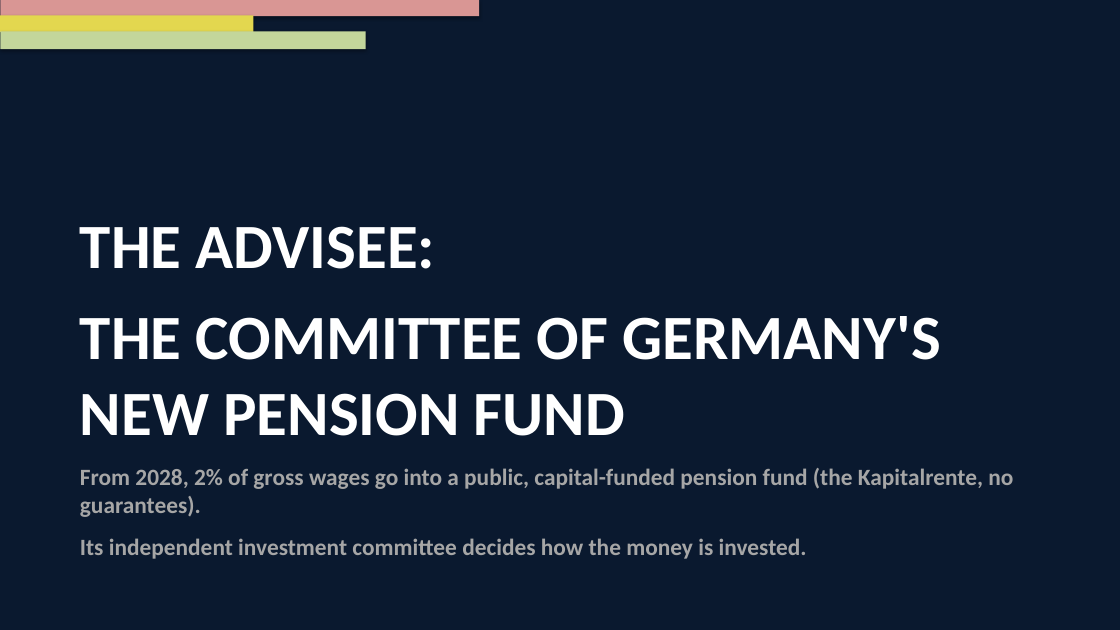
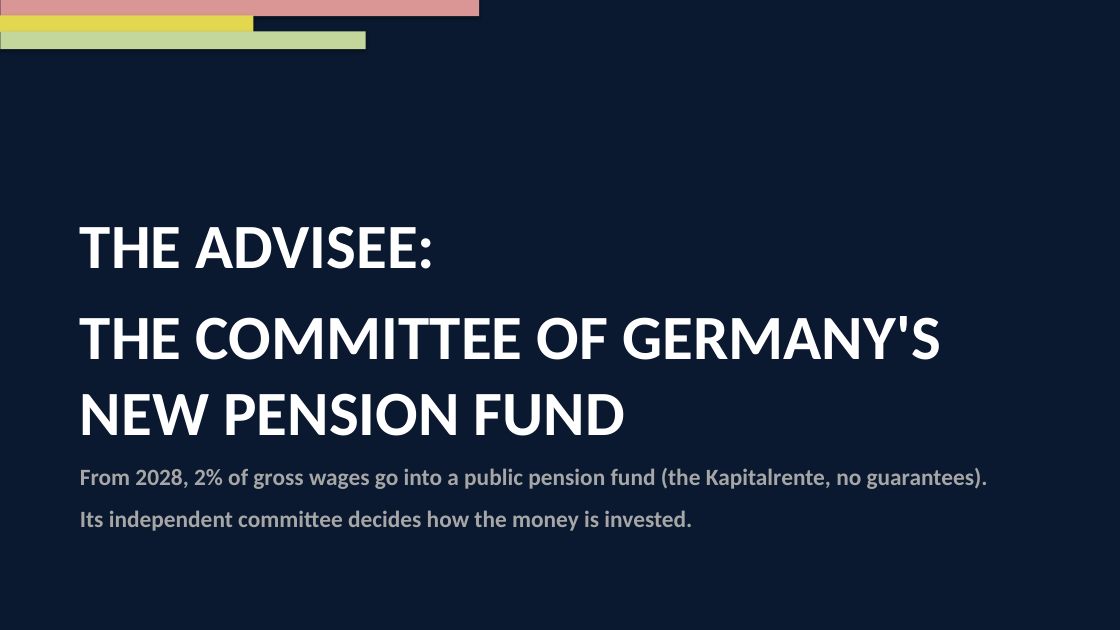
Before and after one commit to jonas221101/quantum-hackathon-finance, a slide deck: slide 9 of docs/deck/MBB_Pitch_Presentation_reviewed.pptx. Drawn at 1120x630 pixels with LibreOffice and Linux fonts; fonts in the diff are those of the drawing. Boxes give left, top, right and bottom in pixels: in the first picture for what was removed or moved away, otherwise in the second. Text is boxed around its words. In the diff, an @@ line names an element or a change of style, - is before the commit and + after.

```diff
--- a/docs/deck/MBB_Pitch_Presentation_reviewed.pptx
+++ b/docs/deck/MBB_Pitch_Presentation_reviewed.pptx
@@ text at [80,468,988,531]: text changed @@
-From 2028, 2% of gross wages go into a public, capital-funded pension fund (the Kapitalrente, no guarantees).
-Its independent investment committee decides how the money is invested.
+From 2028, 2% of gross wages go into a public pension fund (the Kapitalrente, no guarantees).
+Its independent committee decides how the money is invested.
```
Also in this commit, not shown: 13 other slides changed, 1 other file.
